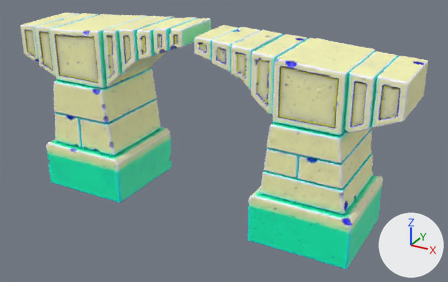
One commit to the glTF model public/assets/bridge.glb: the scene before it, then after it.
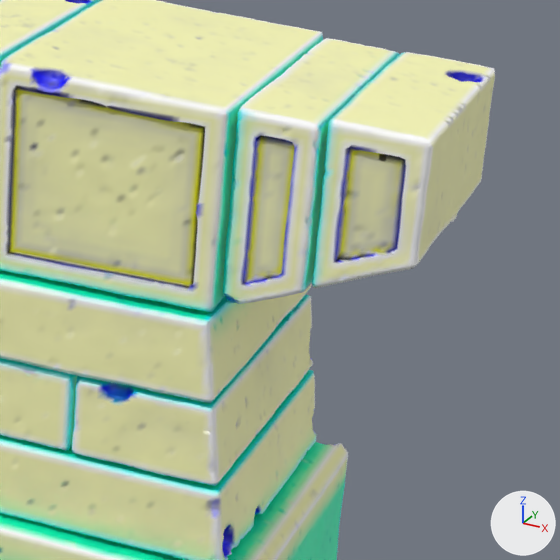
The first picture shows the older version from a camera (50 mm lens) standing at (11.3, -18.99, 10.98) and looking at (0.83, 0.06, 1.46). The close-ups show the older and then the newer version on the part from 62% to 100% of the width and 14% to 75% of the height of that picture. Only the edits that show in the close-ups are written down. Every picture has the same lights, and +X, +Y and +Z are marked at lower right. Where no turn or scale is listed for an object, it has been applied to the vertices. Vertices at exactly the same position are counted once.

Names of what the first close-up shows: 'R00_plinth', 'R01_pier', 'R02_pier', 'R03_pier', 'R04_pier', 'R05_table', 'R06_front', 'R10_back', 'R11_back'.
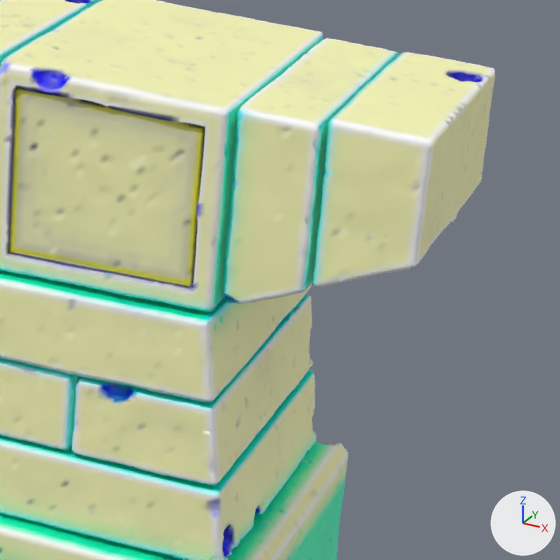
The change, as a list of edits to the scene's bpy script:
```text
Change me_r10_back:
    used by ob_r10_back; location = (6.31, 0.02, 4.33); scale = (1.45, 1.45, 1.45)
    remove me_r10_back.from_pydata(...)  # 5297 vertices, 10590 faces; spans x -0.28..0.28, y -1.0..1.0, z -0.7..0.7
    add me_r10_back.from_pydata(...)  # 5169 vertices, 10334 faces; spans x -0.28..0.28, y -1.0..1.0, z -0.7..0.7
    me_r10_back part 1: 129 vertices moved from x -0.16..0.13, y -1.0..-0.96, z -0.5..0.55 to x -0.15..0.11, y -1.0..-0.99, z -0.49..0.53; 80 vertices removed from x -0.14..0.11, y -1.0..-0.95, z -0.47..0.55; 16 vertices added at x -0.15..0.07, y -1.0..-0.99, z -0.4..0.53
    me_r10_back part 2: 722 kept faces spanning x -0.19..0.27, y -1.0..1.0, z -0.58..0.62 get new vertex colours
    other edits to the shape of me_r10_back do not show in these pictures
Change me_r11_back:
    used by ob_r11_back; location = (7.22, 0.02, 4.5); scale = (1.36, 1.36, 1.36)
    remove me_r11_back.from_pydata(...)  # 4707 vertices, 9410 faces; spans x -0.36..0.36, y -1.0..1.0, z -0.62..0.62
    add me_r11_back.from_pydata(...)  # 4600 vertices, 9196 faces; spans x -0.36..0.36, y -1.0..1.0, z -0.62..0.62
    me_r11_back part 3: 139 vertices moved from x -0.23..0.22, y -1.0..-0.94, z -0.37..0.45 to x -0.21..0.2, y -1.0..-0.98, z -0.35..0.43; 82 vertices removed from x -0.21..0.2, y -1.0..-0.94, z -0.38..0.45; 31 vertices added at x -0.21..0.15, y -1.0..-0.94, z -0.42..0.43
    me_r11_back part 4: 704 kept faces spanning x -0.26..0.29, y -1.0..1.0, z -0.48..0.52 get new vertex colours
    other edits to the shape of me_r11_back do not show in these pictures
```

Changed parts and their boxes [x1, y1, x2, y2] in the close-ups (560 x 560 px; the box of a moved part takes in the faces that stretch with it):
'R10_back', reshaped, moved
    both: [223, 38, 399, 304]
part 1 of me_r10_back, moved or reshaped
    both: [234, 131, 299, 292]
part 2 of me_r10_back, recoloured
    both: [234, 125, 306, 294]
part 3 of me_r11_back, moved or reshaped
    both: [327, 145, 413, 267]
part 4 of me_r11_back, recoloured
    both: [325, 137, 414, 272]
